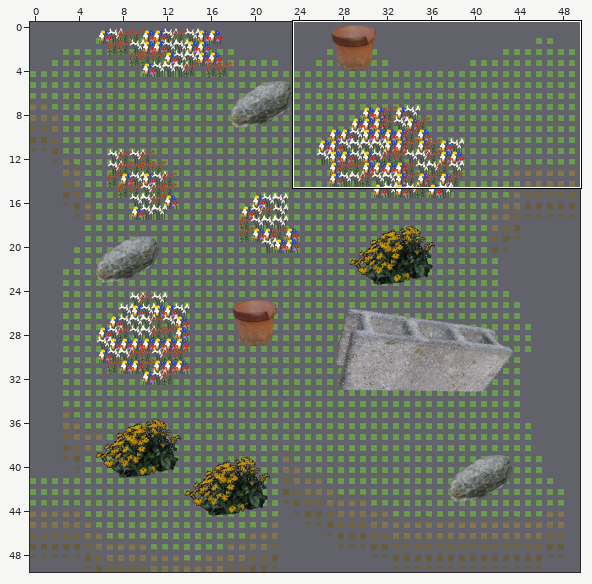
Two states of a Tiled map, scripts/world/maps/chapter1/farm_world/garden_treasurehunt.tmx. Above: a wide view before the commit, with the close-up outlined.
Close-up. First the earlier version:
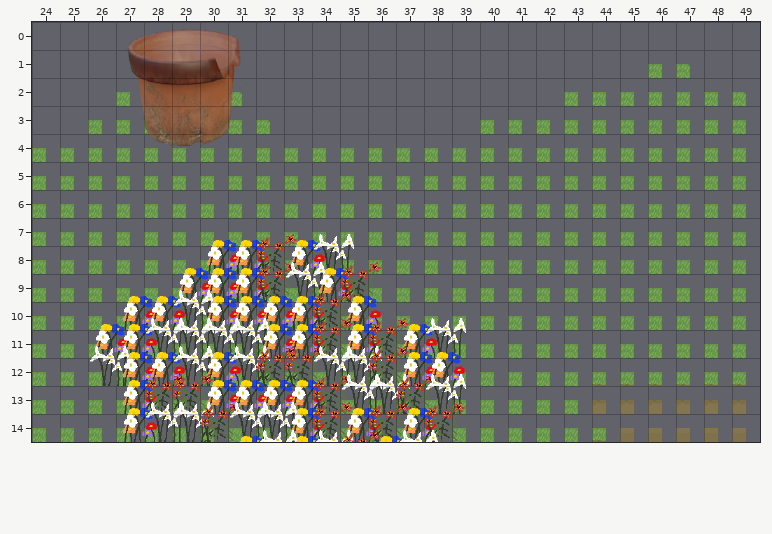
Cells are 40x40 px. Shown: x 24..49, y 0..14.
And afterwards:
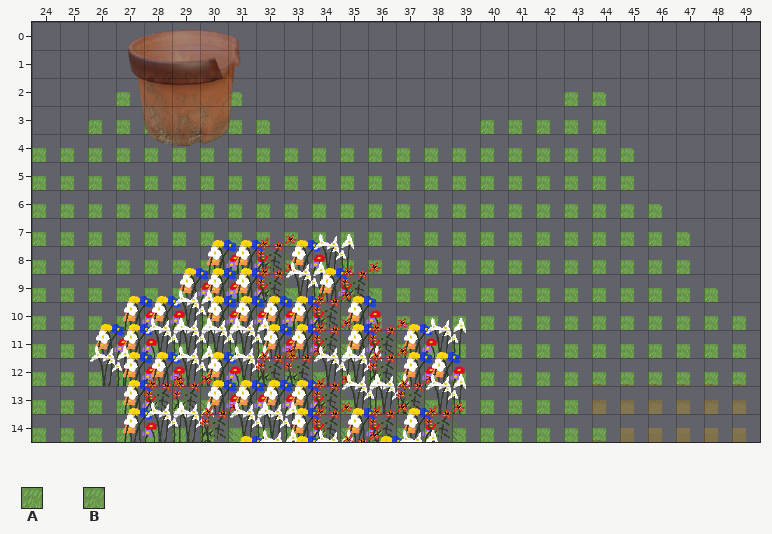
Key: from "garden": A 4, B 21.
_ is an empty cell, . an unchanged one.
What changed:
--- layer "Camada de Blocos 1"
@@ x 45..49 @@
- 1 .AB..
- 2 AAAAB
- 3 AAAAA
- 4 .AAAA
- 5 .AAAA
- 6 ..AAA
- 7 ...AA
- 8 ...AA
- 9 ....A
+ 1 .__..
+ 2 _____
+ 3 _____
+ 4 .____
+ 5 .____
+ 6 ..___
+ 7 ...__
+ 8 ...__
+ 9 ...._
